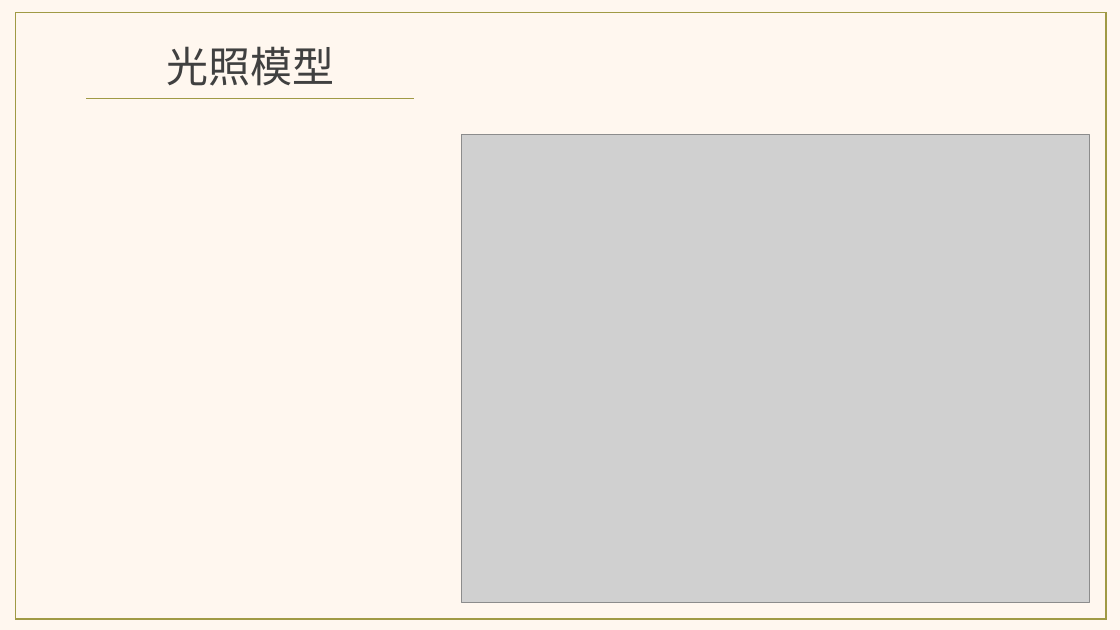
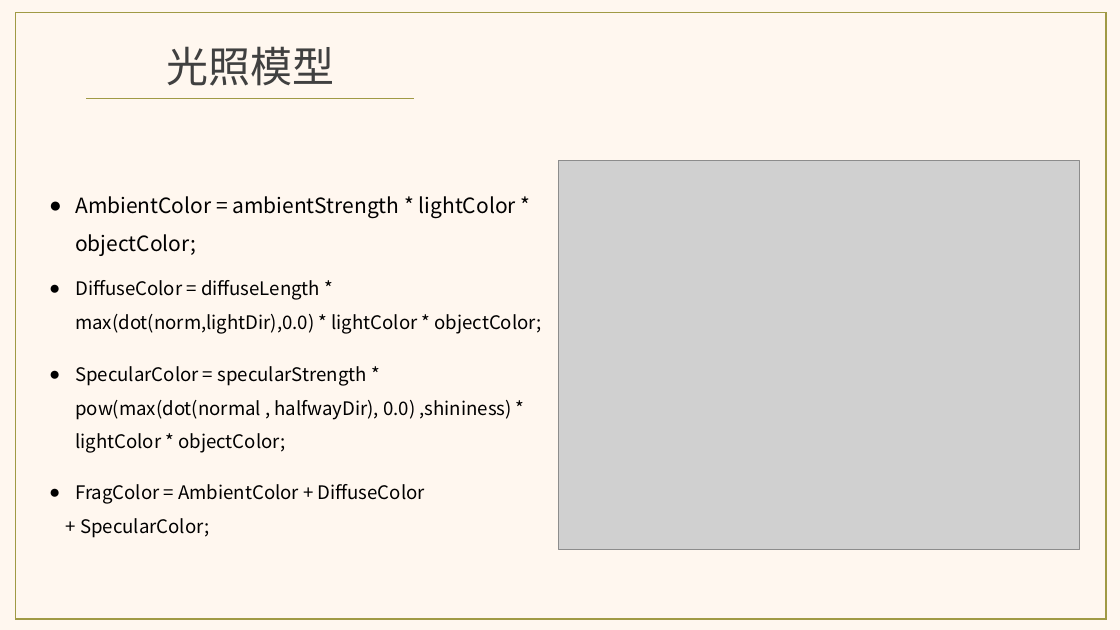
Before and after one commit to aliwanzi/Learn_OpenGL, a slide deck: slide 20 of resources/doc/LearnOpenGL_02.pptx (slide 15 before the commit). Drawn at 1120x630 pixels with LibreOffice and Linux fonts; fonts in the diff are those of the drawing; grey boxes stand for pictures. Boxes give left, top, right and bottom in pixels: in the first picture for what was removed or moved away, otherwise in the second. Text is boxed around its words. In the diff, an @@ line names an element or a change of style, - is before the commit and + after.

```diff
--- a/resources/doc/LearnOpenGL_02.pptx
+++ b/resources/doc/LearnOpenGL_02.pptx
@@ picture: place and size @@
-picture at [461, 134, 1089, 603]
+picture at [559, 160, 1080, 549]
@@ text added at [75, 196, 516, 256], 18 pt, text #000000 @@
+● AmbientColor = ambientStrength * lightColor * objectColor;
@@ text added at [75, 280, 542, 334], 16 pt, text #000000 @@
+● DiffuseColor = diffuseLength * max(dot(norm,lightDir),0.0) * lightColor * objectColor;
@@ text added at [75, 366, 512, 453], 16 pt, text #000000 @@
+● SpecularColor = specularStrength * pow(max(dot(normal , halfwayDir), 0.0) ,shininess) * lightColor * objectColor;
@@ text added at [75, 484, 425, 538], 16 pt, text #000000 @@
+● FragColor = AmbientColor + DiffuseColor
++ SpecularColor;
```
Also in this commit, not shown: 17 other slides changed, 11 slides added, 3 slides removed.
